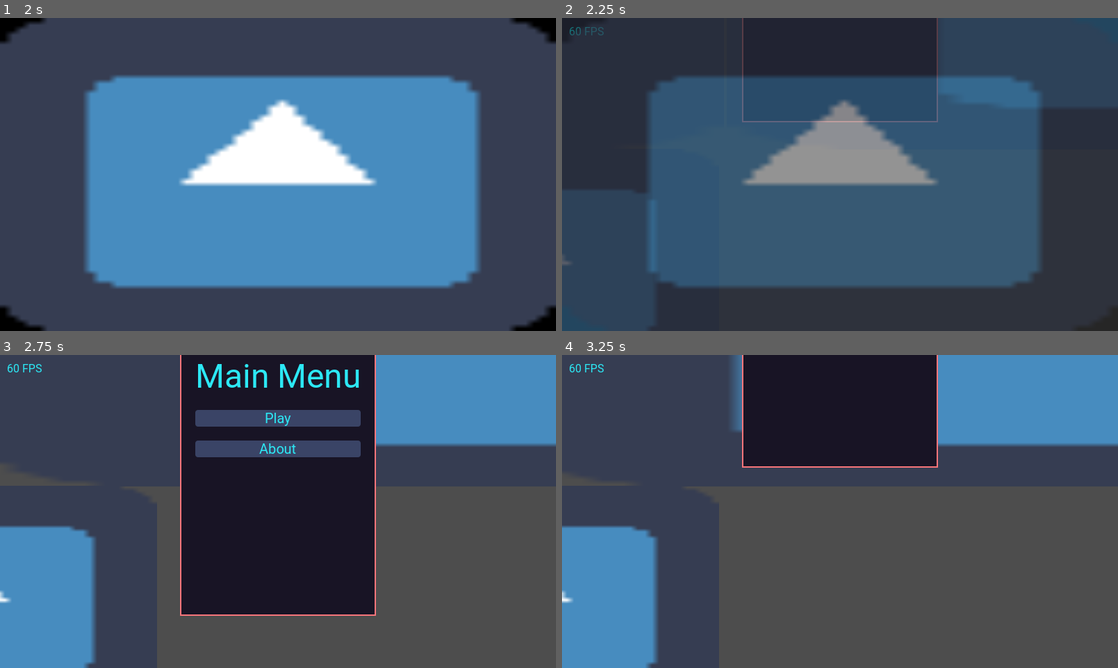
Above: before the commit, frames 1-4 (two rows, left to right).
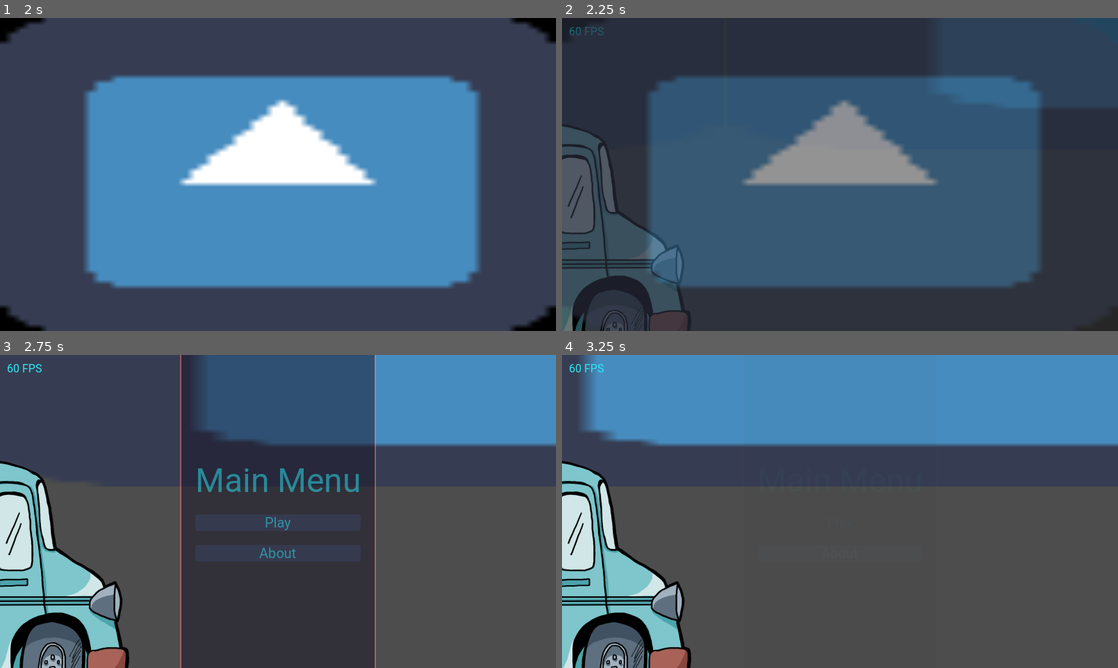
Above: after the commit, the same moments.

Repository: Bloodyaugust/ld-53
Game: Godot game, scene res://scenes/main.tscn
Two runs of this game, one before a commit and one after it. Both use one fixed random seed, a clock stepped at 60 frames per second and the inputs below. The engine's default icon, where the game draws it, is replaced by a stand-in: a white triangle on a blue panel in a dark square.
Inputs (mouse positions are in pixels of both pictures, inside the frame that each line leads up to):
- Up to frame 1 (2 s): tap Enter at 0.5 s; move the mouse to (400, 158) at 0.52 s; hold Right (ui_right) 0.53-1.25 s; click (400, 158) at 0.67 s; tap Space at 1.25 s; drag from (166, 190) to (250, 237) at 1.27 s
- Up to frame 2 (2.25 s): tap Enter at 2 s; move the mouse to (895, 105) at 2.02 s; hold Right (ui_right) from 2.03 s (still down)
- Up to frame 3 (2.75 s): keep holding Right (ui_right)
- Up to frame 4 (3.25 s): release Right (ui_right) at 2.75 s; click "About" at 2.75 s

Frame 1 is identical in both runs. In frame 2, 6.0% of the frame differs, in the area x 0-68%, y 0-100%; in frame 3, 41%; in frame 4, 31%.

Commit message:
Add sprites for Player and Truck
- Add Results view and more game states

Loop re-closed with better controls around Truck and Player states,
and smooth tweens for both to "correct" screen positions, as well as
correct resetting of game state.

Diff:
--- a/actors/Player.gd
+++ b/actors/Player.gd
@@ -1,4 +1,4 @@
-extends Sprite2D
+extends Node2D
 
 enum STATES {
   RUNNING,
@@ -49,7 +49,9 @@
     _health -= 1
 
     if _health <= 0:
-      Store.set_state("game", GameConstants.GAME_OVER)
+      _state = STATES.RESETTING
+      Store.state.move_speed = 0.0
+      Store.set_state("game", GameConstants.GAME_ENDING)
     else:
       _state = STATES.TRIPPING
       _tween = create_tween().set_trans(Tween.TRANS_CUBIC)
@@ -68,6 +70,12 @@
           _health = data.health
           _state = STATES.DRIVING
           Store.state.move_speed = data.max_move_speed
+        GameConstants.GAME_RESULTS:
+          if _tween:
+            _tween.kill()
+
+          _tween = create_tween().set_trans(Tween.TRANS_LINEAR)
+          _tween.tween_property(self, "global_position", _truck.global_position, 1.0)
         GameConstants.GAME_STARTING:
           if _tween:
             _tween.kill()
--- a/actors/Truck.gd
+++ b/actors/Truck.gd
@@ -1,4 +1,4 @@
-extends Sprite2D
+extends AnimatedSprite2D
 
 var _tween: Tween
 
@@ -6,17 +6,34 @@
   match state_key:
     "game":
       match substate:
+        GameConstants.GAME_ENDING:
+          if _tween:
+            _tween.kill()
+
+          play()
+          _tween = create_tween().set_trans(Tween.TRANS_LINEAR)
+          _tween.tween_property(self, "global_position", Vector2(-500.0, global_position.y), 1.0)
+          _tween.tween_callback(func():
+            Store.set_state("game", GameConstants.GAME_RESULTS)
+            ViewController.set_client_view(ViewController.CLIENT_VIEWS.RESULTS)
+            pause()
+          )
         GameConstants.GAME_OVER:
           if _tween:
             _tween.kill()
 
           _tween = create_tween().set_trans(Tween.TRANS_LINEAR)
-          _tween.tween_property(self, "position", Vector2(-500.0, 120.0), 1.0)
+          _tween.tween_property(self, "global_position", Vector2(-500.0, global_position.y), 1.0)
+          play()
+
+        GameConstants.GAME_STARTING:
+          pause()
 
 func _process(delta):
   match Store.state.game:
     GameConstants.GAME_IN_PROGRESS:
-      position -= Vector2(Store.state.move_speed * delta, 0.0)
+      global_position -= Vector2(Store.state.move_speed * delta, 0.0)
+      global_position = Vector2(clampf(global_position.x, -2000.0, global_position.y), global_position.y)
 
 func _ready():
   Store.state_changed.connect(_on_store_state_changed)
--- a/autoloads/Store.gd
+++ b/autoloads/Store.gd
@@ -28,16 +28,8 @@
 
 func _initialize():
   set_state("game", GameConstants.GAME_OVER)
-  state_changed.connect(_on_state_changed)
 
-  (func(): ViewController.set_client_view(ViewController.CLIENT_VIEWS.SPLASH, ViewController.TRANSITION_TYPES.FADE)).call_deferred()
-
-func _on_state_changed(state_key: String, substate) -> void:
-  match state_key:
-    "game":
-      match substate:
-        GameConstants.GAME_OVER:
-          ViewController.set_client_view(ViewController.CLIENT_VIEWS.MAIN_MENU)
+  (func(): ViewController.set_client_view(ViewController.CLIENT_VIEWS.SPLASH)).call_deferred()
 
 func _ready():
   if FileAccess.file_exists(ClientConstants.CLIENT_PERSISTENT_STORE_PATH):
--- a/autoloads/ViewController.gd
+++ b/autoloads/ViewController.gd
@@ -6,6 +6,7 @@
   CREDITS,
   GAME_OVER,
   MAIN_MENU,
+  RESULTS,
   SPLASH,
   NONE,
 }
@@ -22,7 +23,7 @@
 func register_view(view: CLIENT_VIEWS, instance: Control) -> void:
   view_instances[view] = instance
 
-func set_client_view(view: CLIENT_VIEWS, transition: TRANSITION_TYPES = TRANSITION_TYPES.SLIDE) -> void:
+func set_client_view(view: CLIENT_VIEWS, transition: TRANSITION_TYPES = TRANSITION_TYPES.FADE) -> void:
   var _old_instance: CLIENT_VIEWS = Store.state.client_view
   var _view_tween: Tween = get_tree().create_tween().set_trans(Tween.TRANS_QUAD)
 
--- a/constants/GameConstants.gd
+++ b/constants/GameConstants.gd
@@ -1,5 +1,7 @@
 extends Node
 
+const GAME_ENDING = "GAME_ENDING"
 const GAME_IN_PROGRESS = "GAME_IN_PROGRESS"
 const GAME_OVER = "GAME_OVER"
+const GAME_RESULTS = "GAME_RESULTS"
 const GAME_STARTING = "GAME_STARTING"
--- a/scenes/main.tscn
+++ b/scenes/main.tscn
@@ -1,42 +1,77 @@
-[gd_scene load_steps=14 format=3 uid="uid://bfjaqu2i4i63i"]
+[gd_scene load_steps=20 format=3 uid="uid://bfjaqu2i4i63i"]
 
 [ext_resource type="Script" path="res://views/FPS.gd" id="1"]
+[ext_resource type="Texture2D" uid="uid://chvjlwqgjsh08" path="res://sprites/player/player.png" id="1_ynb2x"]
 [ext_resource type="Texture2D" uid="uid://4typrc2p2rra" path="res://icon.png" id="2"]
 [ext_resource type="Theme" uid="uid://co811ue55i33m" path="res://resources/base_theme.tres" id="2_1ffbx"]
 [ext_resource type="Script" path="res://actors/Player.gd" id="2_2opep"]
 [ext_resource type="Resource" uid="uid://tsqf267nyyx7" path="res://data/base_player_data.tres" id="3_o2wyl"]
 [ext_resource type="Script" path="res://views/MainMenu.gd" id="4"]
+[ext_resource type="Texture2D" uid="uid://bpmkijjlkgnri" path="res://sprites/truck/truck1.png" id="4_d7i24"]
 [ext_resource type="Script" path="res://actors/Truck.gd" id="4_po0hw"]
 [ext_resource type="PackedScene" path="res://lib/BetterCam.tscn" id="5"]
+[ext_resource type="Texture2D" uid="uid://bhgijg3ck2bga" path="res://sprites/truck/truck2.png" id="5_y3wc5"]
 [ext_resource type="Script" path="res://views/Splash.gd" id="6"]
 [ext_resource type="Script" path="res://views/About.gd" id="7_xk6j8"]
 [ext_resource type="PackedScene" uid="uid://dkebah7fnyvlo" path="res://actors/BackgroundChunks/Chunk-1.tscn" id="9_7rlw0"]
 [ext_resource type="Script" path="res://scripts/controllers/ChunkController.gd" id="10_4x66y"]
+[ext_resource type="Script" path="res://views/Results.gd" id="13_pcmex"]
+
+[sub_resource type="SpriteFrames" id="SpriteFrames_opsxp"]
+animations = [{
+"frames": [{
+"duration": 1.0,
+"texture": ExtResource("1_ynb2x")
+}],
+"loop": true,
+"name": &"default",
+"speed": 5.0
+}]
 
 [sub_resource type="RectangleShape2D" id="RectangleShape2D_d80xq"]
-size = Vector2(63, 63)
+size = Vector2(195, 301)
+
+[sub_resource type="SpriteFrames" id="SpriteFrames_al08k"]
+animations = [{
+"frames": [{
+"duration": 1.0,
+"texture": ExtResource("4_d7i24")
+}, {
+"duration": 1.0,
+"texture": ExtResource("5_y3wc5")
+}],
+"loop": true,
+"name": &"default",
+"speed": 5.0
+}]
 
 [node name="Node2D" type="Node2D"]
 
-[node name="Player" type="Sprite2D" parent="."]
+[node name="Player" type="Node2D" parent="."]
 unique_name_in_owner = true
 position = Vector2(-700, 0)
-texture = ExtResource("2")
 script = ExtResource("2_2opep")
 data = ExtResource("3_o2wyl")
 
+[node name="AnimatedSprite2D" type="AnimatedSprite2D" parent="Player"]
+scale = Vector2(0.25, 0.25)
+sprite_frames = SubResource("SpriteFrames_opsxp")
+autoplay = "default"
+
 [node name="PlayerArea" type="Area2D" parent="Player"]
 unique_name_in_owner = true
 
 [node name="CollisionShape2D" type="CollisionShape2D" parent="Player/PlayerArea"]
-position = Vector2(0.5, 1.5)
+position = Vector2(-2.5, 0.5)
 shape = SubResource("RectangleShape2D_d80xq")
 
-[node name="Truck" type="Sprite2D" parent="."]
+[node name="Truck" type="AnimatedSprite2D" parent="."]
 unique_name_in_owner = true
 position = Vector2(-1600, 120)
-scale = Vector2(10.2031, 4.90625)
-texture = ExtResource("2")
+scale = Vector2(0.5, 0.5)
+sprite_frames = SubResource("SpriteFrames_al08k")
+autoplay = "default"
+frame_progress = 0.621741
 script = ExtResource("4_po0hw")
 
 [node name="UIRoot" type="CanvasLayer" parent="."]
@@ -149,6 +184,41 @@
 layout_mode = 2
 text = "Main Menu"
 
+[node name="Results" type="CenterContainer" parent="UIRoot"]
+visible = false
+anchors_preset = 15
+anchor_right = 1.0
+anchor_bottom = 1.0
+grow_horizontal = 2
+grow_vertical = 2
+theme = ExtResource("2_1ffbx")
+script = ExtResource("13_pcmex")
+
+[node name="PanelContainer" type="PanelContainer" parent="UIRoot/Results"]
+layout_mode = 2
+
+[node name="MarginContainer" type="MarginContainer" parent="UIRoot/Results/PanelContainer"]
+layout_mode = 2
+
+[node name="VBoxContainer" type="VBoxContainer" parent="UIRoot/Results/PanelContainer/MarginContainer"]
+layout_mode = 2
+
+[node name="Label" type="Label" parent="UIRoot/Results/PanelContainer/MarginContainer/VBoxContainer"]
+layout_mode = 2
+theme_type_variation = &"H1"
+text = "Results"
+horizontal_alignment = 1
+
+[node name="Label2" type="Label" parent="UIRoot/Results/PanelContainer/MarginContainer/VBoxContainer"]
+layout_mode = 2
+theme_type_variation = &"LargeLabel"
+text = "Packages: 0"
+
+[node name="ResultsMainMenu" type="Button" parent="UIRoot/Results/PanelContainer/MarginContainer/VBoxContainer"]
+unique_name_in_owner = true
+layout_mode = 2
+text = "Main Menu"
+
 [node name="BetterCam" parent="." instance=ExtResource("5")]
 key_movement = false
 mouse_drag = false
--- a/scripts/controllers/ChunkController.gd
+++ b/scripts/controllers/ChunkController.gd
@@ -14,7 +14,7 @@
   match state_key:
     "game":
       match substate:
-        GameConstants.GAME_OVER:
+        GameConstants.GAME_RESULTS:
           GDUtil.queue_free_children(_dropoff_points_container)
           GDUtil.queue_free_children(_obstacles_container)
 
--- /dev/null
+++ b/views/Results.gd
@@ -0,0 +1,12 @@
+extends Control
+
+@onready var _main_menu_button: Button = %ResultsMainMenu
+
+func _on_main_menu_button_pressed() -> void:
+  ViewController.set_client_view(ViewController.CLIENT_VIEWS.MAIN_MENU)
+  Store.set_state("game", GameConstants.GAME_OVER)
+
+func _ready():
+  _main_menu_button.connect("pressed", self._on_main_menu_button_pressed)
+
+  ViewController.register_view(ViewController.CLIENT_VIEWS.RESULTS, self)
Binary file added: sprites/player/player.png
Not shown, added: sprites/player/player.png.import
Binary file added: sprites/truck/truck1.png
Not shown, added: sprites/truck/truck1.png.import
Binary file added: sprites/truck/truck2.png
Not shown, added: sprites/truck/truck2.png.import
